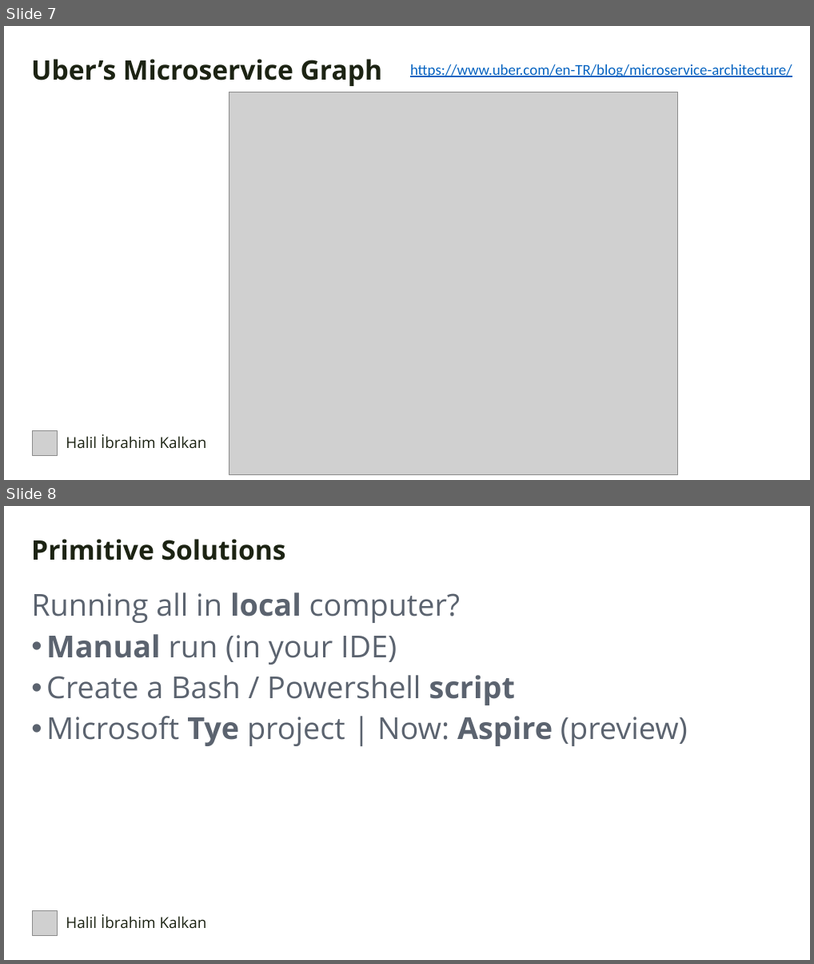
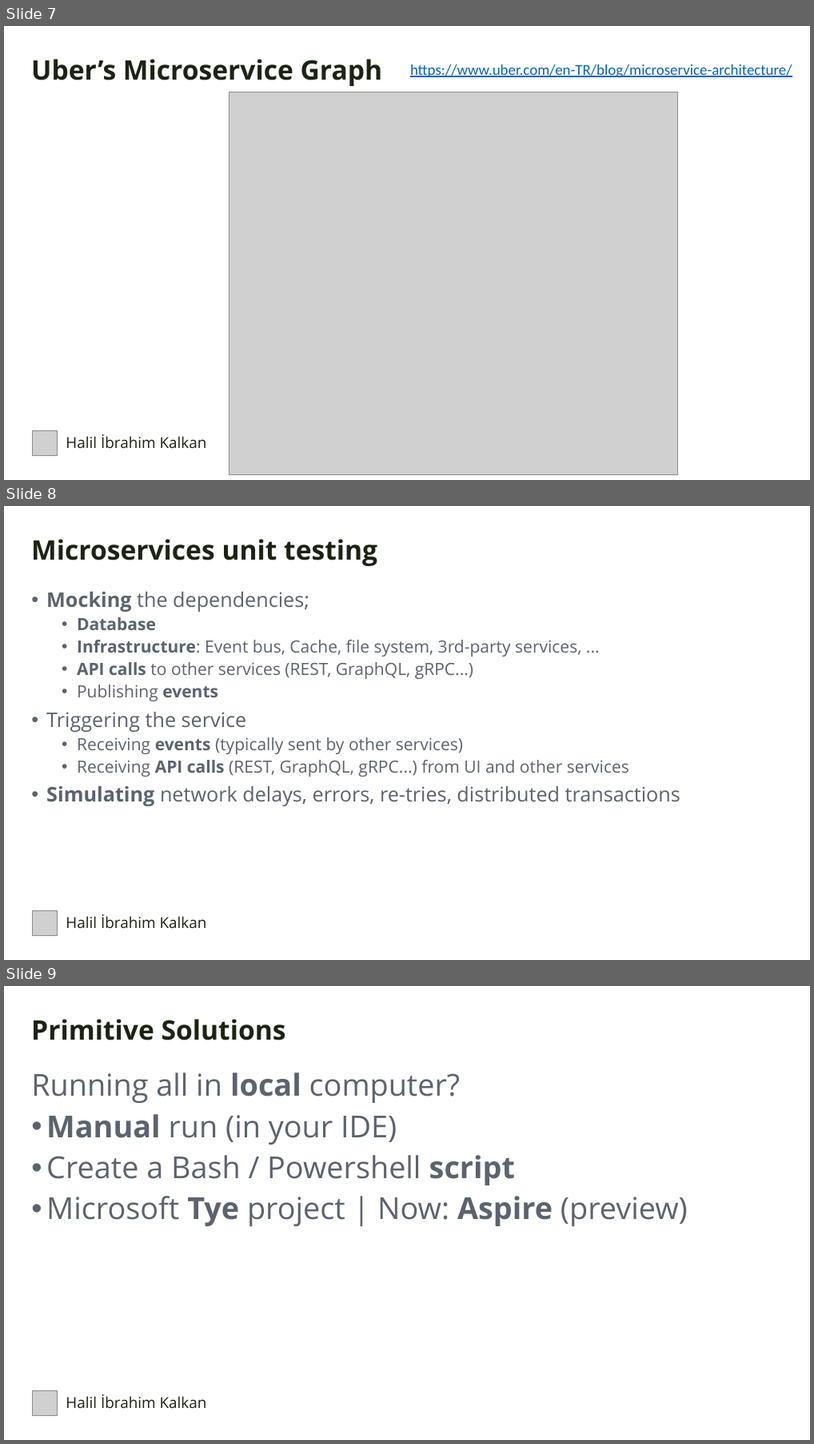
Before and after one commit to hikalkan/presentations, a slide deck: 2024-05-24 DevDays Kubernetes Integrated Dev Environment/Kubernetes Presentation.pptx. Shown one above the other, each under a label of ours: slides 7 and 8 before the commit, slides 7, 8 and 9 after it. The pictures are 814x964 and 814x1444 pixels, drawn with LibreOffice and Linux fonts; fonts in the diff are those of the drawing; grey boxes stand for pictures; background and template pictures are left out. Boxes give left, top, right and bottom in pixels: in the first picture for what was removed or moved away, otherwise in the second. Text is boxed around its words. In the diff, an @@ line names an element or a change of style, - is before the commit and + after.

```diff
--- a/2024-05-24 DevDays Kubernetes Integrated Dev Environment/Kubernetes Presentation.pptx
+++ b/2024-05-24 DevDays Kubernetes Integrated Dev Environment/Kubernetes Presentation.pptx
@@ slide 8 added at box(4, 506, 810, 960), background picture (left out) @@
@@ text added at box(31, 539, 378, 566), 32 pt, text #1C2313, bold @@
+Microservices unit testing
@@ text added at box(46, 592, 681, 806), 20 pt, text #5B636F @@
+• Mocking the dependencies;
+  • Database
+  • Infrastructure: Event bus, Cache, file system, 3rd-party services, ...
+  • API calls to other services (REST, GraphQL, gRPC...)
+  • Publishing events
+• Triggering the service
+  • Receiving events (typically sent by other services)
+  • Receiving API calls (REST, GraphQL, gRPC...) from UI and other services
+• Simulating network delays, errors, re-tries, distributed transactions
@@ picture added at box(32, 910, 57, 935) @@
@@ text added at box(66, 914, 207, 928), 18 pt, text #1C2313 @@
+Halil İbrahim Kalkan
@@ what was slide 8 is now slide 9 @@
```
Also in this commit, not shown: 1 slide changed, 2 other slides added.
